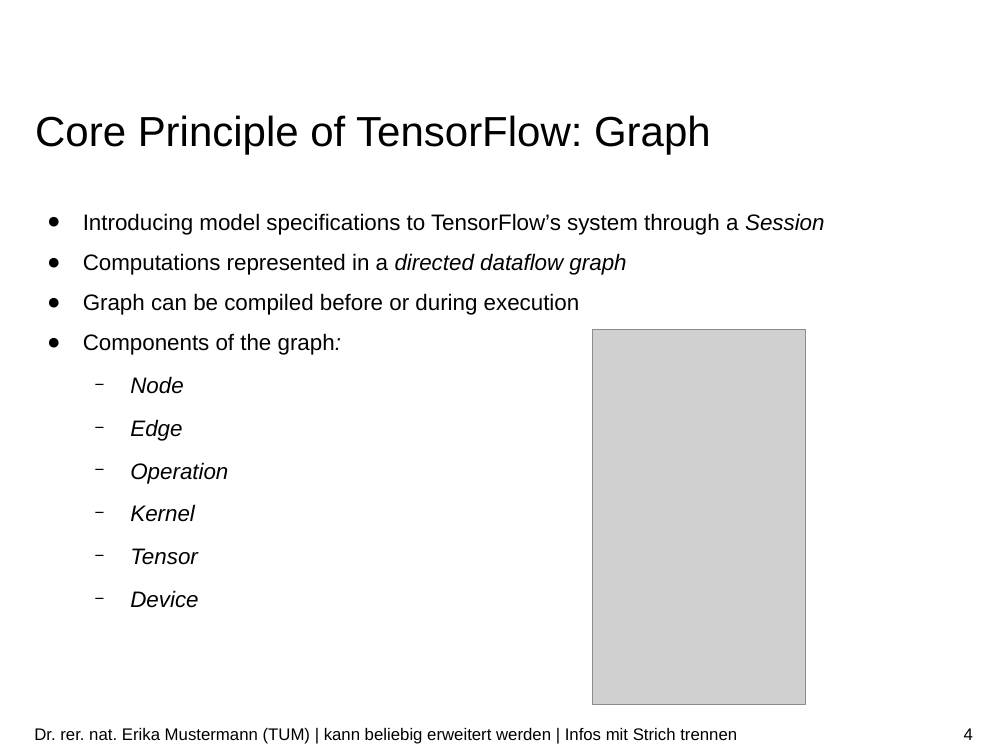
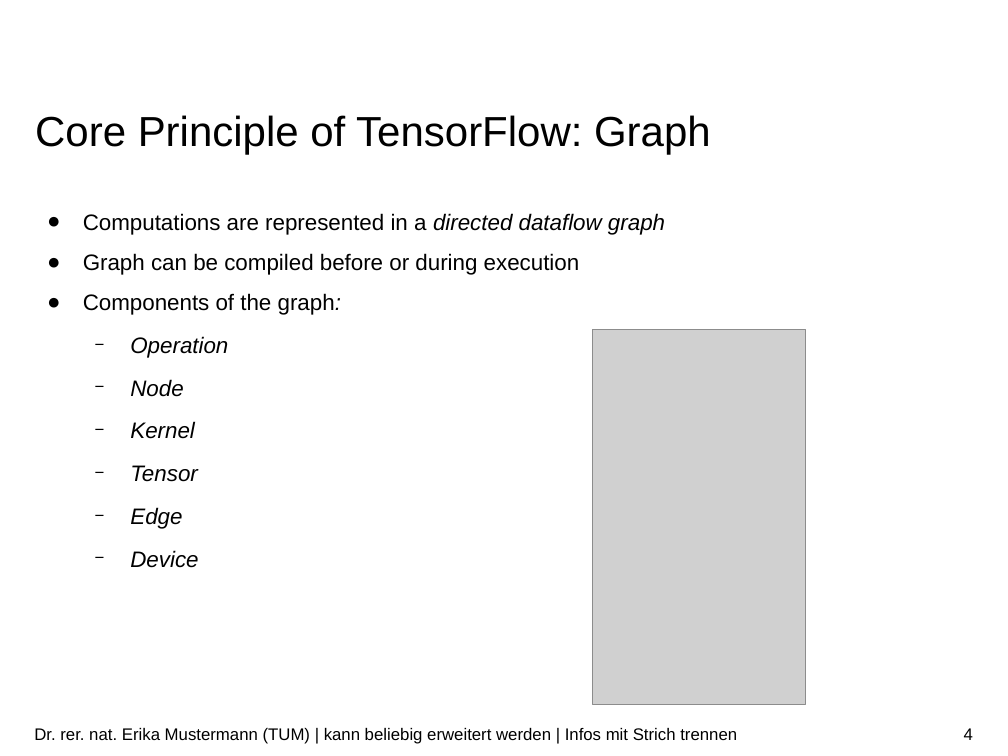
Before and after one commit to ekm01/EPHPC, a slide deck: slide 4 of Presentation/EPHPC_Presentation.odp. Drawn at 1008x756 pixels with LibreOffice and Linux fonts; fonts in the diff are those of the drawing; grey boxes stand for pictures; background and template pictures are left out. Boxes give left, top, right and bottom in pixels: in the first picture for what was removed or moved away, otherwise in the second. Text is boxed around its words. In the diff, an @@ line names an element or a change of style, - is before the commit and + after.

```diff
--- a/Presentation/EPHPC_Presentation.odp
+++ b/Presentation/EPHPC_Presentation.odp
@@ text at bbox=[83, 213, 665, 235]: text changed @@
-● Introducing model specifications to TensorFlow’s system through a Session
-● Computations represented in a directed dataflow graph
+● Computations are represented in a directed dataflow graph
@@ text at bbox=[130, 336, 228, 358]: paragraph added @@
+  − Operation
@@ text at bbox=[130, 419, 228, 484]: paragraphs removed @@
-  − Edge
-  − Operation
@@ text at bbox=[130, 507, 182, 529]: paragraph added @@
+  − Edge
```
Also in this commit, not shown: 2 other slides changed, 3 other files.
